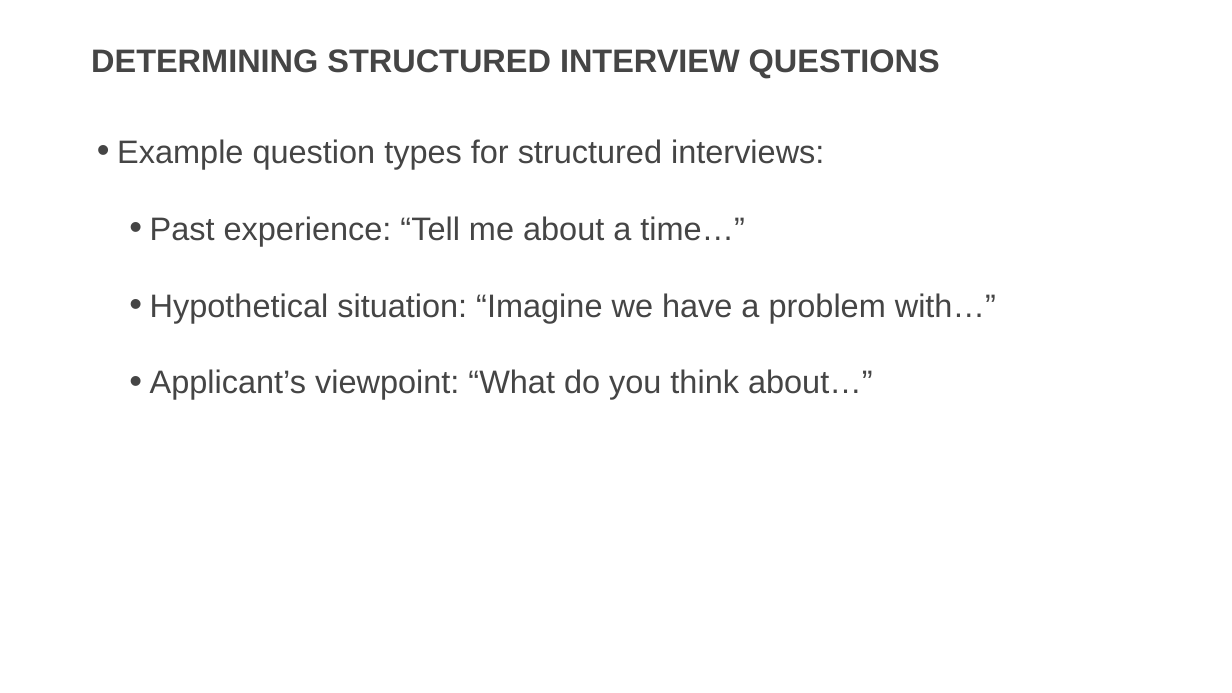
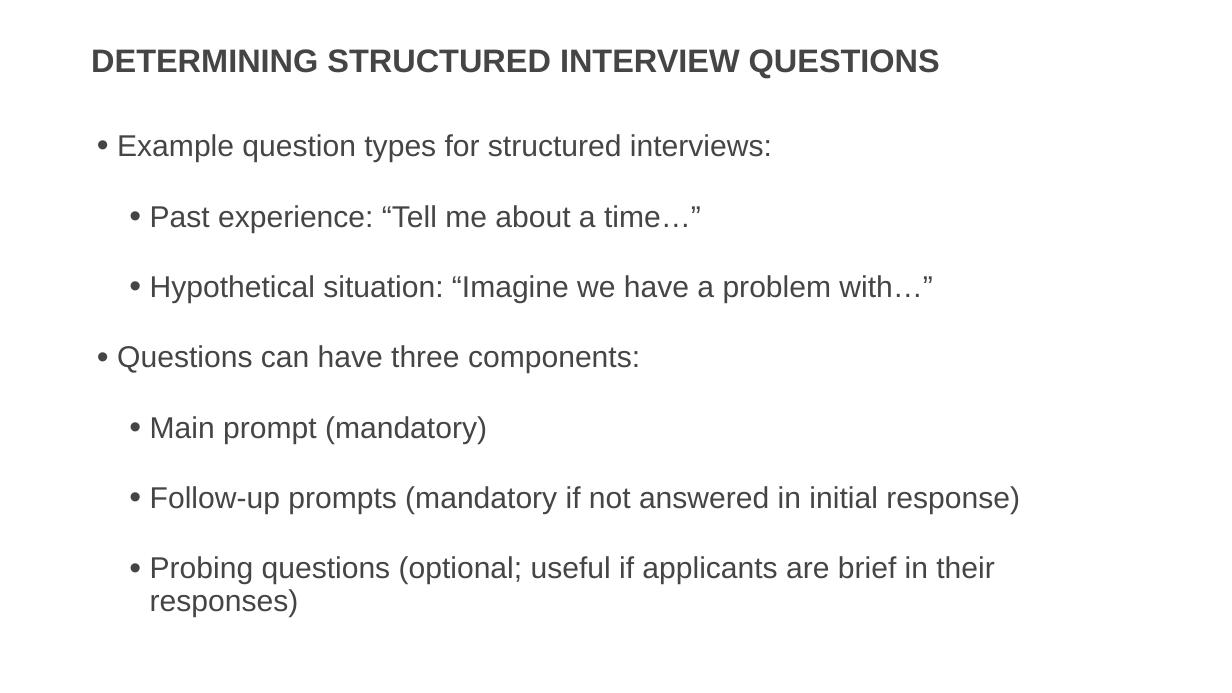
Before and after one commit to usds/SME-QA-Website, a slide deck: slide 50 of toolkit/job-analysis/job-analysis-presentation.pptx (slide 42 before the commit). Drawn at 1232x693 pixels with LibreOffice and Linux fonts; fonts in the diff are those of the drawing. Boxes give left, top, right and bottom in pixels: in the first picture for what was removed or moved away, otherwise in the second. Text is boxed around its words. In the diff, an @@ line names an element or a change of style, - is before the commit and + after.

```diff
--- a/toolkit/job-analysis/job-analysis-presentation.pptx
+++ b/toolkit/job-analysis/job-analysis-presentation.pptx
@@ text at (117, 134, 933, 303): size 36 to 33.3 pt in "Example question types for structured interviews:", "Past experience: “Tell me about a time…”", "Hypothetical situation: “Imagine we have a problem ..."; line spacing 1 to 0.9 @@
@@ text at (117, 345, 1020, 617): text changed; size 36 to 33.3 pt @@
-  • Applicant’s viewpoint: “What do you think about…”
+• Questions can have three components:
+  • Main prompt (mandatory)
+  • Follow-up prompts (mandatory if not answered in initial response)
+  • Probing questions (optional; useful if applicants are brief in their responses)
```
Also in this commit, not shown: 29 other slides changed, 11 slides added, 1 slide removed, 1 other file.
